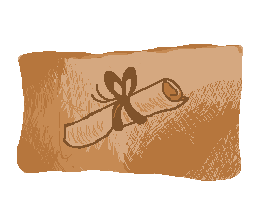
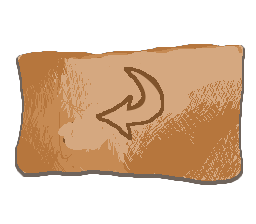
Revision of a layered (256, 224) image; what changed, layer by layer:
removed layer "Camada 24" over (17, 44, 243, 181)
added layer "Forma 2" above "Agrupar 3" over (17, 44, 243, 181)
